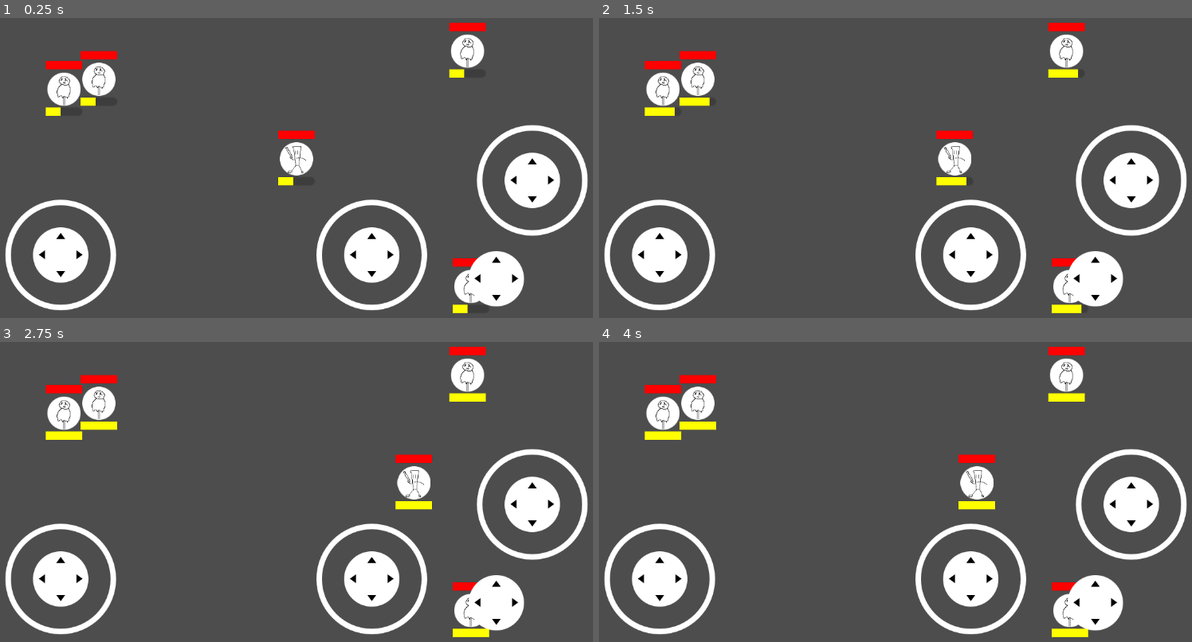
Above: before the commit, frames 1-4 (two rows, left to right).
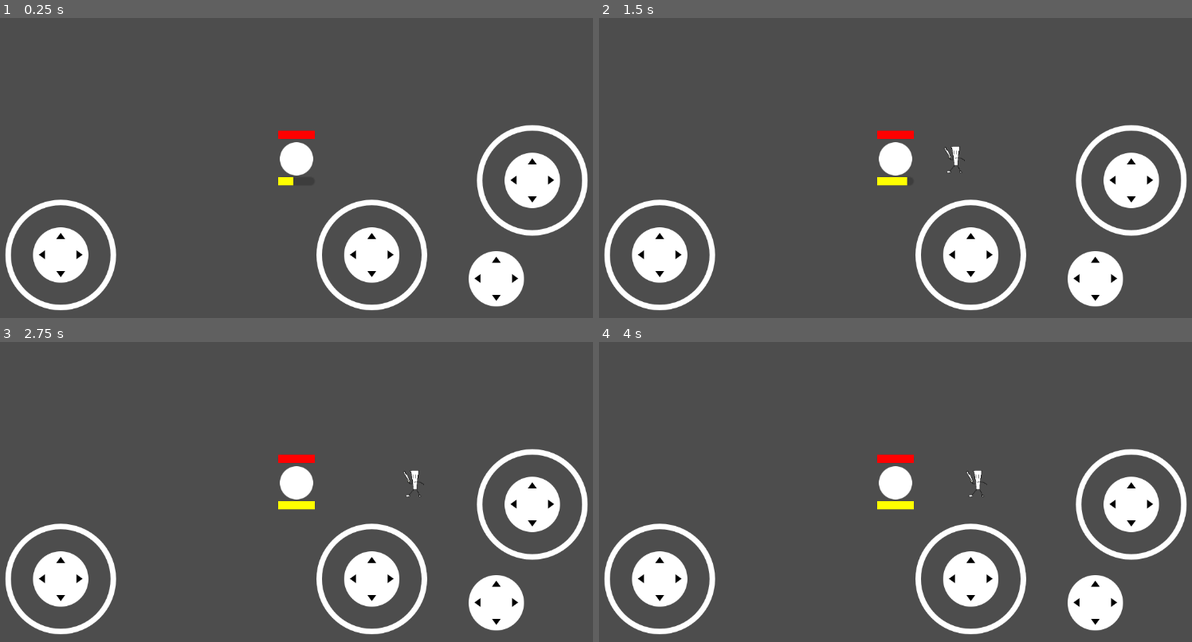
Above: after the commit, the same moments.

Repository: Treidexy/italianfighter
Game: Godot game, scene res://scenes/main.tscn
Same seed, same stepped clock (60 frames per second), same inputs: the game is played once before the commit and once after it.
Inputs (mouse positions are in pixels of both pictures, inside the frame that each line leads up to):
- Up to frame 1 (0.25 s): no input
- Up to frame 2 (1.5 s): tap Enter at 0.5 s; move the mouse to (1037, 141) at 0.52 s; hold D (right) 0.53-1.25 s; click (1037, 141) at 0.67 s; drag from (765, 177) to (865, 231) at 1.27 s
- Up to frame 3 (2.75 s): tap Space at 2 s; move the mouse to (361, 405) at 2.02 s; hold D (right) from 2.03 s (still down)
- Up to frame 4 (4 s): release D (right) at 2.75 s; drag from (865, 555) to (705, 429) at 2.77 s; tap Enter at 3.5 s; move the mouse to (1085, 537) at 3.52 s; hold Left (left) from 3.53 s (still down)

The runs differ from the first frame. In frame 1, 2.8% of the frame differs, in the area x 7-82%, y 1-99%; in frame 2, 4.6%; in frame 3, 4.8%; in frame 4, 4.8%, in the area x 7-83%, y 1-99%.

Commit message:
WHAT THE ACTUAL FUCK IS WRONG WITH THIS DIMWIT JOKE OF ENGINE CALLED 'GODOT'

Diff:
--- a/scenes/main.tscn
+++ b/scenes/main.tscn
@@ -1,10 +1,9 @@
-[gd_scene load_steps=7 format=3 uid="uid://can3foucqf1xq"]
+[gd_scene load_steps=6 format=3 uid="uid://can3foucqf1xq"]
 
 [ext_resource type="PackedScene" uid="uid://gkkaaufyce68" path="res://scenes/troops/tung/tung_troop.tscn" id="1_o5qli"]
 [ext_resource type="Texture2D" uid="uid://dt13r06u87fib" path="res://addons/virtual_joystick/textures/joystick_tip_arrows.png" id="2_tbgi4"]
 [ext_resource type="Script" uid="uid://bmr36mnhgd4ds" path="res://scripts/player.gd" id="3_jyhfs"]
 [ext_resource type="PackedScene" uid="uid://dmr0fcamx7t56" path="res://addons/virtual_joystick/virtual_joystick_scene.tscn" id="4_jyhfs"]
-[ext_resource type="PackedScene" uid="uid://by2muutbj07bm" path="res://scenes/troops/dummy_troop.tscn" id="4_tbgi4"]
 
 [sub_resource type="CircleShape2D" id="CircleShape2D_tefeu"]
 radius = 50.0
@@ -64,16 +63,4 @@
 
 [node name="TungTroop" parent="Player" instance=ExtResource("1_o5qli")]
 
-[node name="DummyTroop" parent="." instance=ExtResource("4_tbgi4")]
-position = Vector2(-119, -48)
-
-[node name="DummyTroop2" parent="." instance=ExtResource("4_tbgi4")]
-position = Vector2(105, 77)
-
-[node name="DummyTroop3" parent="." instance=ExtResource("4_tbgi4")]
-position = Vector2(103, -65)
-
-[node name="DummyTroop4" parent="." instance=ExtResource("4_tbgi4")]
-position = Vector2(-140, -42)
-
 [connection signal="pressed" from="CanvasLayer/TouchScreenButton" to="Player" method="_on_button_pressed"]
--- /dev/null
+++ b/scenes/troops/dummy/dummy_troop.tscn
@@ -0,0 +1,27 @@
+[gd_scene load_steps=6 format=3 uid="uid://by2muutbj07bm"]
+
+[ext_resource type="Script" uid="uid://i84pw8ci1i0j" path="res://scripts/troops/dummy/dummy_troop.gd" id="1_pmnpd"]
+[ext_resource type="PackedScene" uid="uid://dw6selja8rroc" path="res://scenes/troops/troop_ui.tscn" id="2_rvun0"]
+[ext_resource type="Resource" uid="uid://drm0rcesgaxg2" path="res://stats/dummy/dummy.tres" id="2_yvucy"]
+[ext_resource type="Texture2D" uid="uid://cbcsy41riot3k" path="res://assets/troops/dummy.png" id="3_yvucy"]
+
+[sub_resource type="CircleShape2D" id="CircleShape2D_g2els"]
+
+[node name="DummyTroop" type="CharacterBody2D" node_paths=PackedStringArray("UI")]
+collision_mask = 2
+motion_mode = 1
+script = ExtResource("1_pmnpd")
+NORMAL_STAT = ExtResource("2_yvucy")
+HYPER_STAT = ExtResource("2_yvucy")
+UI = NodePath("TroopUi")
+metadata/_custom_type_script = "uid://i84pw8ci1i0j"
+
+[node name="CollisionShape2D" type="CollisionShape2D" parent="."]
+shape = SubResource("CircleShape2D_g2els")
+
+[node name="TroopUi" parent="." instance=ExtResource("2_rvun0")]
+
+[node name="Sprite" type="Sprite2D" parent="TroopUi"]
+position = Vector2(0, 4.76837e-07)
+scale = Vector2(0.2375, 0.240625)
+texture = ExtResource("3_yvucy")
--- a/scenes/troops/dummy_troop.tscn
+++ /dev/null
@@ -1,93 +0,0 @@
-[gd_scene load_steps=8 format=3 uid="uid://by2muutbj07bm"]
-
-[ext_resource type="Script" uid="uid://i84pw8ci1i0j" path="res://scripts/troops/dummy_troop.gd" id="1_4xt8r"]
-[ext_resource type="Resource" uid="uid://bn14glurtnv42" path="res://stats/troops/tung/tung_normal.tres" id="2_k7ln2"]
-[ext_resource type="Script" uid="uid://lvksivvqp37k" path="res://scripts/troops/tung/tung_stat.gd" id="3_4xt8r"]
-[ext_resource type="Texture2D" uid="uid://d27d4fmny001g" path="res://assets/circle.png" id="4_iackj"]
-[ext_resource type="Texture2D" uid="uid://cbcsy41riot3k" path="res://assets/troops/dummy.png" id="5_4xt8r"]
-
-[sub_resource type="Resource" id="Resource_q2h5t"]
-script = ExtResource("3_4xt8r")
-KB = 0.0
-THROW_SPEED = 180.0
-MAIN_DAMAGE = 0.0
-SUPER_DAMAGE = 0.0
-SPEED = 80.0
-MAX_HP = 800.0
-MAIN_COOLDOWN = 0.25
-MAIN_RELOAD = 1.0
-MAX_AMMO = 3
-MAX_SUPER_CHARGE = 0
-MAX_HYPER_CHARGE = 0
-HYPER_DURATION = 0
-metadata/_custom_type_script = "uid://lvksivvqp37k"
-
-[sub_resource type="CircleShape2D" id="CircleShape2D_g2els"]
-
-[node name="DummyTroop" type="CharacterBody2D" node_paths=PackedStringArray("AMMO_BAR", "HEALTH_BAR", "CAN_SUPER_INDICATOR", "IN_SUPER_INDICATOR", "CAN_HYPER_INDICATOR", "IN_HYPER_INDICATOR")]
-collision_mask = 2
-motion_mode = 1
-script = ExtResource("1_4xt8r")
-NORMAL_STAT = ExtResource("2_k7ln2")
-HYPER_STAT = SubResource("Resource_q2h5t")
-AMMO_BAR = NodePath("AmmoBar")
-HEALTH_BAR = NodePath("HealthBar")
-CAN_SUPER_INDICATOR = NodePath("CanSuperIndicator")
-IN_SUPER_INDICATOR = NodePath("InSuperIndicator")
-CAN_HYPER_INDICATOR = NodePath("CanHyperIndicator")
-IN_HYPER_INDICATOR = NodePath("InHyperIndicator")
-metadata/_custom_type_script = "uid://i84pw8ci1i0j"
-
-[node name="CollisionShape2D" type="CollisionShape2D" parent="."]
-shape = SubResource("CircleShape2D_g2els")
-
-[node name="CircleSprite" type="Sprite2D" parent="."]
-position = Vector2(3.8743e-07, 2.38419e-07)
-scale = Vector2(0.25, 0.25)
-texture = ExtResource("4_iackj")
-
-[node name="InHyperIndicator" type="Polygon2D" parent="."]
-visible = false
-position = Vector2(0, -2)
-color = Color(1, 0, 1, 1)
-polygon = PackedVector2Array(-8, 3, 3, 8, 5, 2)
-
-[node name="CanHyperIndicator" type="Polygon2D" parent="."]
-visible = false
-position = Vector2(0, 2)
-color = Color(1, 0, 1, 1)
-polygon = PackedVector2Array(-8, 3, 0, -5, 5, 2)
-
-[node name="InSuperIndicator" type="Polygon2D" parent="."]
-visible = false
-position = Vector2(0, -5)
-color = Color(1, 1, 0, 1)
-polygon = PackedVector2Array(-8, 3, 3, 9, 5, 2)
-
-[node name="CanSuperIndicator" type="Polygon2D" parent="."]
-visible = false
-position = Vector2(0, -5.68434e-14)
-color = Color(1, 1, 0, 1)
-polygon = PackedVector2Array(-8, 3, 0, -5, 5, 2)
-
-[node name="Sprite" type="Sprite2D" parent="."]
-position = Vector2(0, 4.76837e-07)
-scale = Vector2(0.2375, 0.240625)
-texture = ExtResource("5_4xt8r")
-
-[node name="HealthBar" type="ProgressBar" parent="."]
-offset_left = -11.0
-offset_top = -17.0
-offset_right = 11.0
-offset_bottom = -12.0
-max_value = 1.0
-value = 1.0
-show_percentage = false
-
-[node name="AmmoBar" type="ProgressBar" parent="."]
-offset_left = -11.0
-offset_top = 11.0
-offset_right = 11.0
-offset_bottom = 16.0
-max_value = 1.0
-show_percentage = false
--- /dev/null
+++ b/scenes/troops/troop_ui.tscn
@@ -0,0 +1,60 @@
+[gd_scene load_steps=3 format=3 uid="uid://dw6selja8rroc"]
+
+[ext_resource type="Script" uid="uid://qw67q40gxsik" path="res://scripts/troops/troop_ui.gd" id="1_vq5un"]
+[ext_resource type="Texture2D" uid="uid://d27d4fmny001g" path="res://assets/circle.png" id="2_yw5vp"]
+
+[node name="TroopUi" type="Node" node_paths=PackedStringArray("AMMO_BAR", "HEALTH_BAR", "CAN_SUPER_INDICATOR", "IN_SUPER_INDICATOR", "CAN_HYPER_INDICATOR", "IN_HYPER_INDICATOR")]
+script = ExtResource("1_vq5un")
+AMMO_BAR = NodePath("AmmoBar")
+HEALTH_BAR = NodePath("HealthBar")
+CAN_SUPER_INDICATOR = NodePath("CanSuperIndicator")
+IN_SUPER_INDICATOR = NodePath("InSuperIndicator")
+CAN_HYPER_INDICATOR = NodePath("CanHyperIndicator")
+IN_HYPER_INDICATOR = NodePath("InHyperIndicator")
+metadata/_custom_type_script = "uid://qw67q40gxsik"
+
+[node name="AmmoBar" type="ProgressBar" parent="."]
+offset_left = -11.0
+offset_top = 11.0
+offset_right = 11.0
+offset_bottom = 16.0
+max_value = 1.0
+show_percentage = false
+
+[node name="HealthBar" type="ProgressBar" parent="."]
+offset_left = -11.0
+offset_top = -17.0
+offset_right = 11.0
+offset_bottom = -12.0
+max_value = 1.0
+value = 1.0
+show_percentage = false
+
+[node name="CanSuperIndicator" type="Polygon2D" parent="."]
+visible = false
+position = Vector2(0, -5.68434e-14)
+color = Color(1, 1, 0, 1)
+polygon = PackedVector2Array(-8, 3, 0, -5, 5, 2)
+
+[node name="InSuperIndicator" type="Polygon2D" parent="."]
+visible = false
+position = Vector2(0, -5)
+color = Color(1, 1, 0, 1)
+polygon = PackedVector2Array(-8, 3, 3, 9, 5, 2)
+
+[node name="CanHyperIndicator" type="Polygon2D" parent="."]
+visible = false
+position = Vector2(0, 2)
+color = Color(1, 0, 1, 1)
+polygon = PackedVector2Array(-8, 3, 0, -5, 5, 2)
+
+[node name="InHyperIndicator" type="Polygon2D" parent="."]
+visible = false
+position = Vector2(0, -2)
+color = Color(1, 0, 1, 1)
+polygon = PackedVector2Array(-8, 3, 3, 8, 5, 2)
+
+[node name="CircleSprite" type="Sprite2D" parent="."]
+position = Vector2(3.8743e-07, 2.38419e-07)
+scale = Vector2(0.25, 0.25)
+texture = ExtResource("2_yw5vp")
--- a/scenes/troops/tung/tung_troop.tscn
+++ b/scenes/troops/tung/tung_troop.tscn
@@ -1,76 +1,28 @@
 [gd_scene load_steps=7 format=3 uid="uid://gkkaaufyce68"]
 
-[ext_resource type="Texture2D" uid="uid://d27d4fmny001g" path="res://assets/circle.png" id="1_g2els"]
-[ext_resource type="Resource" uid="uid://bn14glurtnv42" path="res://stats/troops/tung/tung_normal.tres" id="2_ykhc8"]
-[ext_resource type="Resource" uid="uid://bl48do2mri5p6" path="res://stats/troops/tung/tung_hyper.tres" id="3_ax80a"]
+[ext_resource type="Resource" uid="uid://bn14glurtnv42" path="res://stats/troops/tung/tung_normal.tres" id="2_ax80a"]
+[ext_resource type="PackedScene" uid="uid://dw6selja8rroc" path="res://scenes/troops/troop_ui.tscn" id="2_yk7wj"]
+[ext_resource type="Resource" uid="uid://bl48do2mri5p6" path="res://stats/troops/tung/tung_hyper.tres" id="3_nra50"]
 [ext_resource type="Texture2D" uid="uid://cwwv4dlu1cm50" path="res://assets/troops/tung/tung_troop.png" id="3_qlg0r"]
 [ext_resource type="Script" uid="uid://bxnfh3aap2eps" path="res://scripts/troops/tung/tung_troop.gd" id="4_qlg0r"]
 
-[sub_resource type="CircleShape2D" id="CircleShape2D_g2els"]
+[sub_resource type="CircleShape2D" id="CircleShape2D_yk7wj"]
 
-[node name="TungTroop" type="CharacterBody2D" node_paths=PackedStringArray("AMMO_BAR", "HEALTH_BAR", "CAN_SUPER_INDICATOR", "IN_SUPER_INDICATOR", "CAN_HYPER_INDICATOR", "IN_HYPER_INDICATOR")]
+[node name="TungTroop" type="CharacterBody2D" node_paths=PackedStringArray("UI")]
 collision_mask = 2
 motion_mode = 1
 script = ExtResource("4_qlg0r")
-NORMAL_STAT = ExtResource("2_ykhc8")
-HYPER_STAT = ExtResource("3_ax80a")
-AMMO_BAR = NodePath("AmmoBar")
-HEALTH_BAR = NodePath("HealthBar")
-CAN_SUPER_INDICATOR = NodePath("CanSuperIndicator")
-IN_SUPER_INDICATOR = NodePath("InSuperIndicator")
-CAN_HYPER_INDICATOR = NodePath("CanHyperIndicator")
-IN_HYPER_INDICATOR = NodePath("InHyperIndicator")
+NORMAL_STAT = ExtResource("2_ax80a")
+HYPER_STAT = ExtResource("3_nra50")
+UI = NodePath("TroopUi")
 metadata/_custom_type_script = "uid://bxnfh3aap2eps"
 
+[node name="TroopUi" parent="." instance=ExtResource("2_yk7wj")]
+
 [node name="CollisionShape2D" type="CollisionShape2D" parent="."]
-shape = SubResource("CircleShape2D_g2els")
-
-[node name="CircleSprite" type="Sprite2D" parent="."]
-position = Vector2(3.8743e-07, 2.38419e-07)
-scale = Vector2(0.25, 0.25)
-texture = ExtResource("1_g2els")
-
-[node name="InHyperIndicator" type="Polygon2D" parent="."]
-visible = false
-position = Vector2(0, -2)
-color = Color(1, 0, 1, 1)
-polygon = PackedVector2Array(-8, 3, 3, 8, 5, 2)
-
-[node name="CanHyperIndicator" type="Polygon2D" parent="."]
-visible = false
-position = Vector2(0, 2)
-color = Color(1, 0, 1, 1)
-polygon = PackedVector2Array(-8, 3, 0, -5, 5, 2)
-
-[node name="InSuperIndicator" type="Polygon2D" parent="."]
-visible = false
-position = Vector2(0, -5)
-color = Color(1, 1, 0, 1)
-polygon = PackedVector2Array(-8, 3, 3, 9, 5, 2)
-
-[node name="CanSuperIndicator" type="Polygon2D" parent="."]
-visible = false
-color = Color(1, 1, 0, 1)
-polygon = PackedVector2Array(-8, 3, 0, -5, 5, 2)
+shape = SubResource("CircleShape2D_yk7wj")
 
 [node name="Sprite" type="Sprite2D" parent="."]
 position = Vector2(1, 4.76837e-07)
 scale = Vector2(0.2375, 0.240625)
 texture = ExtResource("3_qlg0r")
-
-[node name="HealthBar" type="ProgressBar" parent="."]
-offset_left = -11.0
-offset_top = -17.0
-offset_right = 11.0
-offset_bottom = -12.0
-max_value = 1.0
-value = 1.0
-show_percentage = false
-
-[node name="AmmoBar" type="ProgressBar" parent="."]
-offset_left = -11.0
-offset_top = 11.0
-offset_right = 11.0
-offset_bottom = 16.0
-max_value = 1.0
-show_percentage = false
--- a/scripts/troops/troop.gd
+++ b/scripts/troops/troop.gd
@@ -3,12 +3,7 @@
 
 @export var NORMAL_STAT: Stat;
 @export var HYPER_STAT: Stat;
-@export var AMMO_BAR: ProgressBar;
-@export var HEALTH_BAR: ProgressBar;
-@export var CAN_SUPER_INDICATOR: Node;
-@export var IN_SUPER_INDICATOR: Node;
-@export var CAN_HYPER_INDICATOR: Node;
-@export var IN_HYPER_INDICATOR: Node;
+@export var UI: TroopUi;
 
 var stat: Stat;
 var hp: float;
@@ -75,19 +70,19 @@
 	# todo: actually stylize
 	var sb = StyleBoxFlat.new();
 	sb.bg_color = Color(255, 0, 0);
-	HEALTH_BAR.add_theme_stylebox_override("fill", sb);
+	UI.HEALTH_BAR.add_theme_stylebox_override("fill", sb);
 
 	var sb1 = StyleBoxFlat.new();
 	sb1.bg_color = Color(255, 255, 0);
-	AMMO_BAR.add_theme_stylebox_override("fill", sb1);
+	UI.AMMO_BAR.add_theme_stylebox_override("fill", sb1);
 
 func _physics_process(delta: float) -> void:
-	HEALTH_BAR.value = hp / stat.MAX_HP;
-	AMMO_BAR.value = (_main_ammo + 1 - _main_reload / stat.MAIN_RELOAD) / stat.MAX_AMMO;
-	CAN_SUPER_INDICATOR.visible = can_super();
-	IN_SUPER_INDICATOR.visible = in_super;
-	CAN_HYPER_INDICATOR.visible = can_hyper();
-	IN_HYPER_INDICATOR.visible = in_hyper;
+	UI.HEALTH_BAR.value = hp / stat.MAX_HP;
+	UI.AMMO_BAR.value = (_main_ammo + 1 - _main_reload / stat.MAIN_RELOAD) / stat.MAX_AMMO;
+	UI.CAN_SUPER_INDICATOR.visible = can_super();
+	UI.IN_SUPER_INDICATOR.visible = in_super;
+	UI.CAN_HYPER_INDICATOR.visible = can_hyper();
+	UI.IN_HYPER_INDICATOR.visible = in_hyper;
 
 	if _main_cooldown > 0:
 		_main_cooldown -= delta;
--- /dev/null
+++ b/scripts/troops/troop_ui.gd
@@ -0,0 +1,9 @@
+class_name TroopUi
+extends Node
+
+@export var AMMO_BAR: ProgressBar;
+@export var HEALTH_BAR: ProgressBar;
+@export var CAN_SUPER_INDICATOR: Node;
+@export var IN_SUPER_INDICATOR: Node;
+@export var CAN_HYPER_INDICATOR: Node;
+@export var IN_HYPER_INDICATOR: Node;
--- /dev/null
+++ b/stats/dummy/dummy.tres
@@ -0,0 +1,15 @@
+[gd_resource type="Resource" script_class="Stat" load_steps=2 format=3 uid="uid://drm0rcesgaxg2"]
+
+[ext_resource type="Script" uid="uid://dwg4s2jpctthw" path="res://scripts/stat.gd" id="1_u74bh"]
+
+[resource]
+script = ExtResource("1_u74bh")
+SPEED = 0.0
+MAX_HP = 10000.0
+MAIN_COOLDOWN = 0.0
+MAIN_RELOAD = 0.0
+MAX_AMMO = 0
+MAX_SUPER_CHARGE = 0
+MAX_HYPER_CHARGE = 0
+HYPER_DURATION = 0
+metadata/_custom_type_script = "uid://dwg4s2jpctthw"
Renamed: scripts/troops/dummy_troop.gd -> scripts/troops/dummy/dummy_troop.gd
Renamed: scripts/troops/dummy_troop.gd.uid -> scripts/troops/dummy/dummy_troop.gd.uid
Not shown, added: scripts/troops/troop_ui.gd.uid
